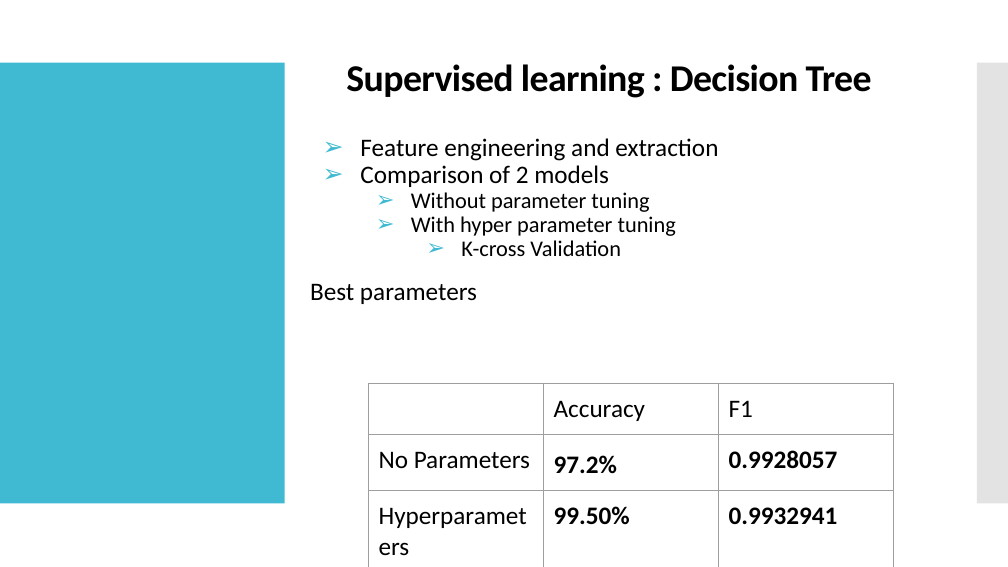
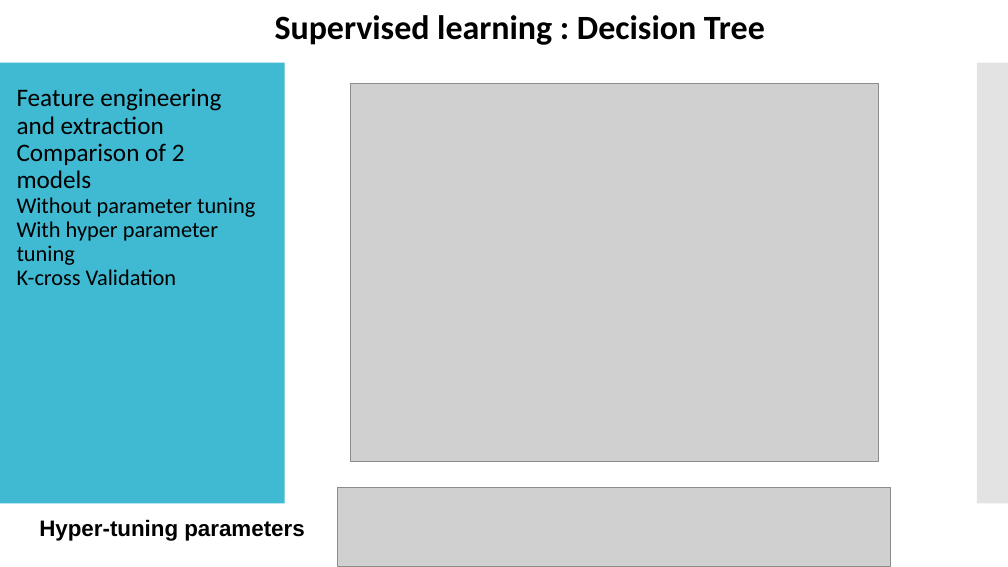
Before and after one commit to darshak-k/RainSenseAI-Project, a slide deck: slide 6 of Documentation/AI PPT.pptx (slide 5 before the commit). Drawn at 1008x567 pixels with LibreOffice and Linux fonts; fonts in the diff are those of the drawing; grey boxes stand for pictures; background and template pictures are left out. Boxes give left, top, right and bottom in pixels: in the first picture for what was removed or moved away, otherwise in the second. Text is boxed around its words. In the diff, an @@ line names an element or a change of style, - is before the commit and + after.

```diff
--- a/Documentation/AI PPT.pptx
+++ b/Documentation/AI PPT.pptx
@@ title "Supervised learning : Decision Tree" moved from (x1=346, y1=64, x2=872, y2=98) to (x1=275, y1=15, x2=765, y2=45) @@
@@ title "Supervised learning : Decision Tree" at (x1=275, y1=15, x2=765, y2=45): size 27 to 24.3 pt, letter spacing -0.5 to 0 pt @@
@@ text "Feature engineering and extraction" moved from (x1=310, y1=138, x2=718, y2=304) to (x1=17, y1=88, x2=255, y2=285) @@
@@ text "Feature engineering and extraction" at (x1=17, y1=88, x2=255, y2=285): bullet ➢ to none; list level 2 to 1 in "Without parameter tuning"; list level 2 to 1 in "With hyper parameter tuning"; list level 3 to 1 in "K-cross Validation" @@
@@ picture added at (x1=351, y1=84, x2=878, y2=462) @@
@@ text at (x1=310, y1=283, x2=477, y2=304): paragraph removed @@
-Best parameters
@@ table removed at (x1=369, y1=384, x2=895, y2=529), 3 rows, 3 columns @@
- | Accuracy | F1
-No Parameters | 97.2% | 0.9928057
-Hyperparameters | 99.50% | 0.9932941
@@ picture added at (x1=338, y1=488, x2=890, y2=567) @@
@@ text added at (x1=39, y1=519, x2=304, y2=541), 16 pt, text #000000, bold @@
+Hyper-tuning parameters
```
Also in this commit, not shown: 6 other slides changed, 5 slides added, 4 slides removed, 5 other files.
